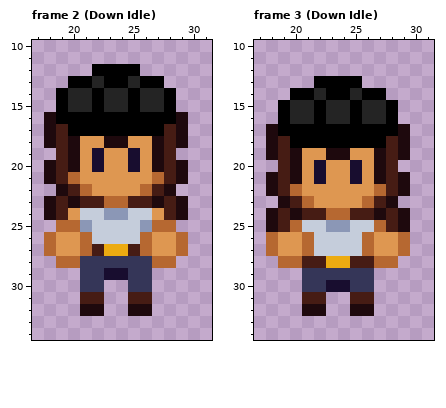
File history of a pixel-art file, DetentionProject/Aseprite/Npc's/Alice.aseprite. The picture above was drawn from the file before the commit.
48x48 pixels, 6 frames. Shown: frame 2 (Down Idle): x 17..31, y 10..34; frame 3 (Down Idle): x 17..31, y 10..34. The commit also changed other frames, which this record leaves out.
After the commit:
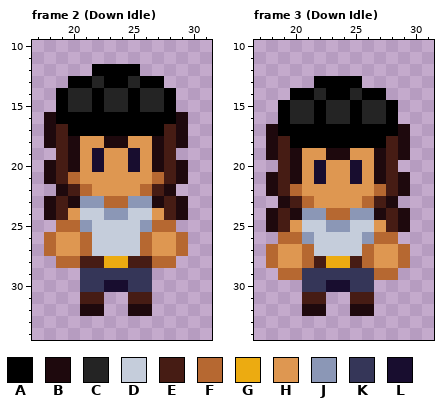
Palette (. is transparent): A #000000  B #1e090d  C #242424  D #c5cddb  E #461c14  F #b66831  G #ecab11  H #de9751  J #8b97b6  K #353658  L #180d2f
Change:
{"where": "frame 2 (Down Idle), layers \"head\", \"body\""}
{"frame":2,"y":23,"x":21,"old":"EE","new":"JJ"}
{"frame":2,"y":23,"x":25,"old":"EE","new":"JJ"}
{"frame":2,"y":27,"x":22,"old":"EGGE","new":"DDDD"}
{"frame":2,"y":28,"x":21,"old":"KKKKKK","new":"EEGGEE"}
{"frame":2,"y":29,"x":23,"old":"LL","new":"KK"}
{"frame":2,"y":30,"x":23,"old":"..","new":"LL"}
{"where": "frame 3 (Down Idle), layers \"head\", \"hands\""}
{"frame":3,"y":24,"x":21,"old":"EE","new":"JJ"}
{"frame":3,"y":24,"x":25,"old":"EE","new":"JJ"}
{"frame":3,"y":25,"x":20,"old":"F","new":"H"}
{"frame":3,"y":25,"x":27,"old":"F","new":"H"}
{"frame":3,"y":26,"x":18,"old":"FHHF","new":".FFJ"}
{"frame":3,"y":26,"x":26,"old":"FHHF","new":"JFF."}
{"frame":3,"y":28,"x":18,"old":".FFE","new":"FHHF"}
{"frame":3,"y":28,"x":26,"old":"EFF.","new":"FHHF"}
{"frame":3,"y":29,"x":19,"old":"..","new":"FF"}
{"frame":3,"y":29,"x":27,"old":"..","new":"FF"}
{"label":"changed","picture_box":[80,196,152,292]}
{"label":"changed","picture_box":[266,208,410,280]}
